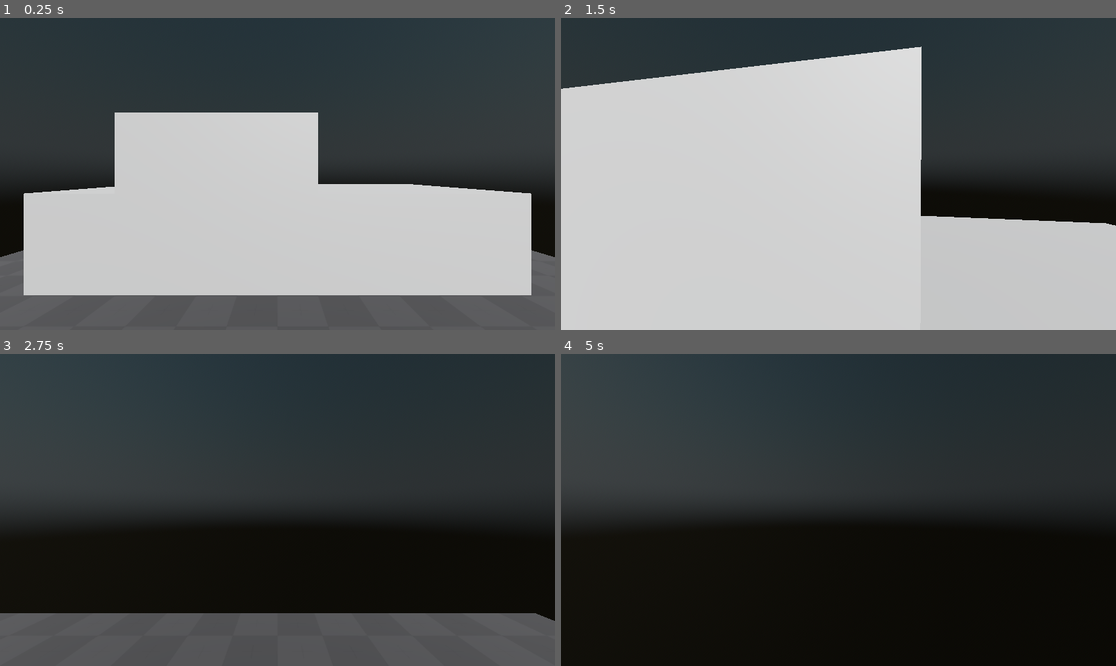
Above: before the commit, frames 1-4 (two rows, left to right).
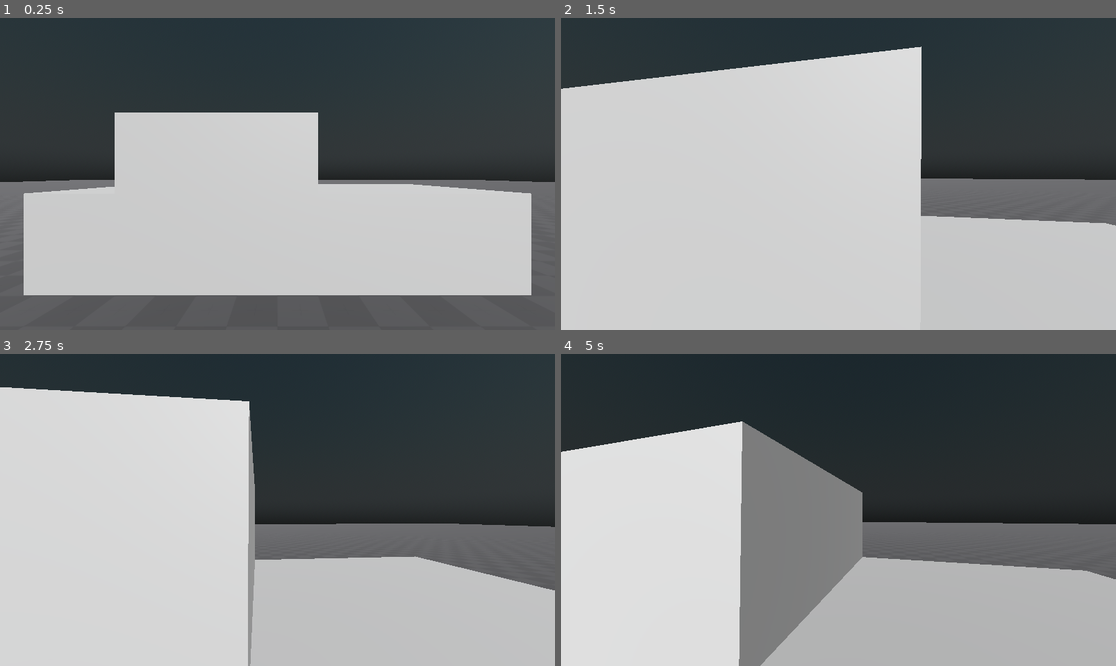
Above: after the commit, the same moments.

Repository: FroggLeo/driving-game
Game: Godot game, scene res://world.tscn
Two runs of this game, one before a commit and one after it. Both use one fixed random seed, a clock stepped at 60 frames per second and the inputs below.
Inputs (mouse positions are in pixels of both pictures, inside the frame that each line leads up to):
- Up to frame 1 (0.25 s): no input
- Up to frame 2 (1.5 s): tap Enter at 0.5 s; move the mouse to (866, 174) at 0.52 s; hold W (move_forward) from 0.53 s (still down); tap E (interact) at 0.6 s; move the mouse to (810, 174) at 1.27 s; tap Shift (crouch) at 1.35 s
- Up to frame 3 (2.75 s): keep holding W (move_forward); tap E (interact) at 1.55, 2.1 s; tap Space (brake) at 2 s; move the mouse to (288, 503) at 2.02 s
- Up to frame 4 (5 s): keep holding W (move_forward); move the mouse to (832, 516) at 2.77 s; right-click (832, 516) at 2.85 s; tap E (interact) at 3.05, 3.8, 4.55 s; move the mouse to (877, 513) at 3.52 s; hold Ctrl (sprint) 3.53-4.28 s; move the mouse to (794, 506) at 4.27 s; tap Mouse wheel up (zoom_in) at 4.35 s

The runs differ from the first frame. In frame 1, 3.3% of the frame differs, in the area x 0-100%, y 51-77%; in frame 2, 4.6%; in frame 3, 64%, in the area x 0-100%, y 10-100%; in frame 4, 59%.
Error after the commit: Parse Error: Expected variable name after "var". (res://car/car.gd:101)

Commit message:
add throttle power, it drivesgit add .

Diff:
--- a/godot_project/car/car.gd
+++ b/godot_project/car/car.gd
@@ -9,7 +9,9 @@
 @export var drivechain_efficiency: float = 0.85
 # the max traction allowed
 # so that the traction isn't infinite at 0 speed
-@export var max_tractive_force = 4500.0
+@export var max_tractive_force: float = 4500.0
+# the minimum speed that is calculated, prevents insanely large numbers
+@export var min_speed: float = 1.0
 # maximum force when braking
 @export var max_brake_force: float = 9000.0
 # natural engine brake force when the petal is lifted
@@ -53,6 +55,7 @@
 
 # Called when the node enters the scene tree for the first time.
 func _ready():
+	self.mass = car_mass
 	riders.resize(seat_mkrs.size())
 	enter_area.body_entered.connect(_body_entered)
 	enter_area.body_exited.connect(_body_exited)
@@ -65,24 +68,29 @@
 	# driving input maps are: throttle, reverse, steer_left, steer_right, brake
 	# other include: interact
 	# these should all go from 0 to 1
-	var throttle_input = Input.get_action_strength("throttle")
-	var reverse_input = Input.get_action_strength("reverse")
-	var steer_input = Input.get_axis("steer_left", "steer_right")
-	var brake_input = Input.get_action_strength("brake")
+	var throttle_input := Input.get_action_strength("throttle")
+	var reverse_input := Input.get_action_strength("reverse")
+	var steer_input := Input.get_axis("steer_left", "steer_right")
+	var brake_input := Input.get_action_strength("brake")
 
-	var current_velocity := linear_velocity
-	var current_speed := current_velocity.length()
-	var car_direction := -global_transform.basis.z
+	var v := linear_velocity
+	var s := v.length()
+	var forward := -global_transform.basis.z
+	var right := global_transform.basis.x
 
-	# forward throttle
-	if throttle_input > deadzone:
-		pass
+	# the overall drive input
+	var drive_input := throttle_input - reverse_input
 
-	# reverse throttle
+	# forward and reverse throttle
 	# reverse will simply apply a negative force to 'brake'
 	# instead of braking then reverse
-	if reverse_input > deadzone:
-		pass
+	var drive_force: float = 0.0
+	if abs(drive_input) > deadzone:
+		# using formula engine_force = (power * input) / velocity
+		var total_power = max_power_watts * drivechain_efficiency
+		drive_force = (total_power * drive_input) / max(min_speed, s)
+		print("calculated drive input: " + str(drive_input))
+		print("calculated drive force: " + str(drive_force))
 
 	# steer
 	if abs(steer_input) > deadzone:
@@ -90,7 +98,11 @@
 
 	# brake
 	if brake_input > deadzone:
-		pass
+		var
+
+
+	# apply all forces
+	apply_central_force(forward * drive_force)
 
 func _body_entered(body: Node) -> void:
 	if body is CharacterBody3D and body.has_method("set_interactable"):
--- a/godot_project/car/car.tscn
+++ b/godot_project/car/car.tscn
@@ -1,6 +1,9 @@
-[gd_scene load_steps=6 format=3 uid="uid://c8rg4afao8hqe"]
+[gd_scene load_steps=7 format=3 uid="uid://c8rg4afao8hqe"]
 
 [ext_resource type="Script" uid="uid://c4o4i021y0hua" path="res://car/car.gd" id="1_2gitb"]
+
+[sub_resource type="PhysicsMaterial" id="PhysicsMaterial_2gitb"]
+friction = 0.0
 
 [sub_resource type="BoxMesh" id="BoxMesh_33qfd"]
 size = Vector3(2, 1, 5)
@@ -15,7 +18,23 @@
 size = Vector3(1, 1.8, 2)
 
 [node name="car" type="RigidBody3D"]
+physics_material_override = SubResource("PhysicsMaterial_2gitb")
 script = ExtResource("1_2gitb")
+max_power_watts = null
+drivechain_efficiency = null
+max_tractive_force = null
+min_speed = null
+max_brake_force = null
+engine_brake_force = null
+rolling_resistance_coef = null
+drag_coef = null
+car_mass = null
+lat_cof = null
+long_cof = null
+gravity = null
+steering_speed_00 = null
+steering_speed_30 = null
+deadzone = null
 
 [node name="mesh" type="Node3D" parent="."]
 
--- a/godot_project/player/player.gd
+++ b/godot_project/player/player.gd
@@ -42,6 +42,7 @@
 @onready var tcam_spring = $tcam_pivot/third_person_spring
 @onready var tcam_pivot = $tcam_pivot
 @onready var player_mesh = $mesh
+@onready var player_collision = $CollisionShape3D
 @onready var camera_origin = $cam_origin
 
 # Called when the node enters the scene tree for the first time.
@@ -91,7 +92,7 @@
 
 	if v_driving:
 		enable_third_person = false
-		fcam.global_transform = v_fcam_mkr.global_transform
+		fcam_pivot.global_position = v_fcam_mkr.global_position
 		fcam.make_current()
 
 	first_person = tcam_spring.spring_length < min_zoom and enable_first_person or not enable_third_person
@@ -105,7 +106,7 @@
 		return
 
 	if v_driving:
-		global_transform = v_seat_mkr.global_transform
+		global_position = v_seat_mkr.global_position
 		if Input.is_action_just_pressed("interact"):
 			exit_vehicle(v_driven_car)
 		return
@@ -246,6 +247,7 @@
 
 	# no more moving
 	velocity = Vector3.ZERO
+	player_collision.disabled = true
 	global_transform = v_seat_mkr.global_transform
 	#player_mesh.visible = false # hide mesh
 
@@ -258,7 +260,7 @@
 	if not car.exit(v_driven_seat):
 		return # if returned false, cannot exit
 
-	global_transform = v_exit_mkr.global_transform
+	global_position = v_exit_mkr.global_position
 
 	v_driving = false
 	v_driven_car = null
@@ -269,6 +271,7 @@
 	v_tcam_mkr = null
 	v_exit_mkr = null
 
+	player_collision.disabled = false
 	fcam_pivot.global_transform = camera_origin.global_transform
 	tcam_pivot.global_transform = camera_origin.global_transform
 	#player_mesh.visible = true # show mesh
--- a/godot_project/world.tscn
+++ b/godot_project/world.tscn
@@ -8,7 +8,7 @@
 [sub_resource type="PhysicsMaterial" id="PhysicsMaterial_gv5m4"]
 
 [sub_resource type="BoxMesh" id="BoxMesh_f3sb7"]
-size = Vector3(10, 1, 10)
+size = Vector3(100, 1, 100)
 
 [sub_resource type="StandardMaterial3D" id="StandardMaterial3D_f3sb7"]
 albedo_texture = ExtResource("1_fj7yv")
@@ -16,7 +16,7 @@
 uv2_triplanar = true
 
 [sub_resource type="BoxShape3D" id="BoxShape3D_fj7yv"]
-size = Vector3(10, 1, 10)
+size = Vector3(100, 1, 100)
 
 [node name="World" type="Node3D"]
 
